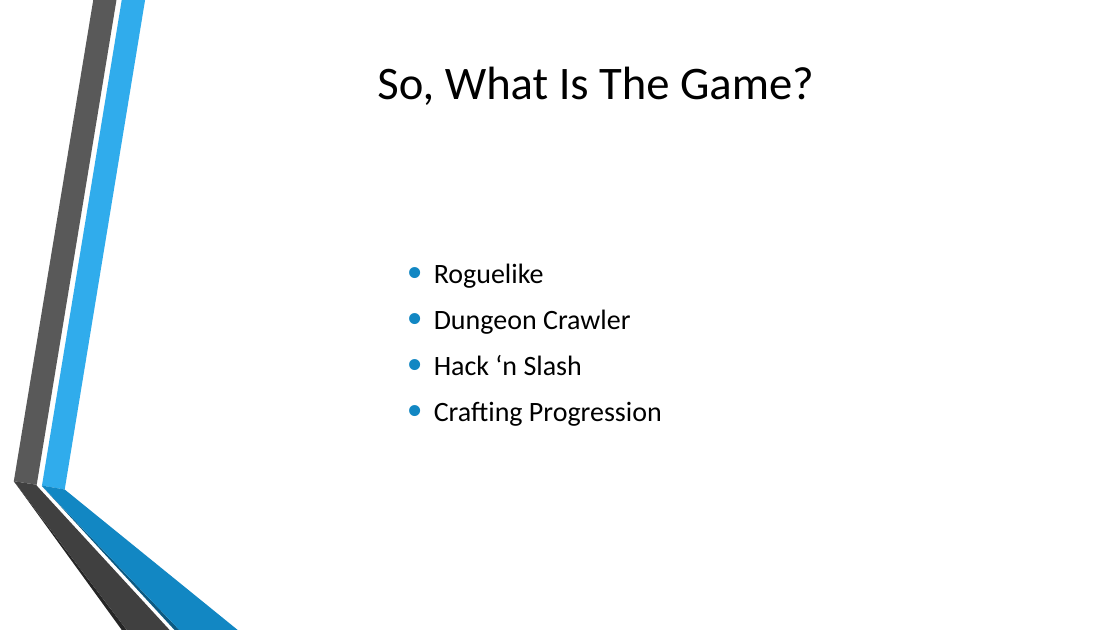
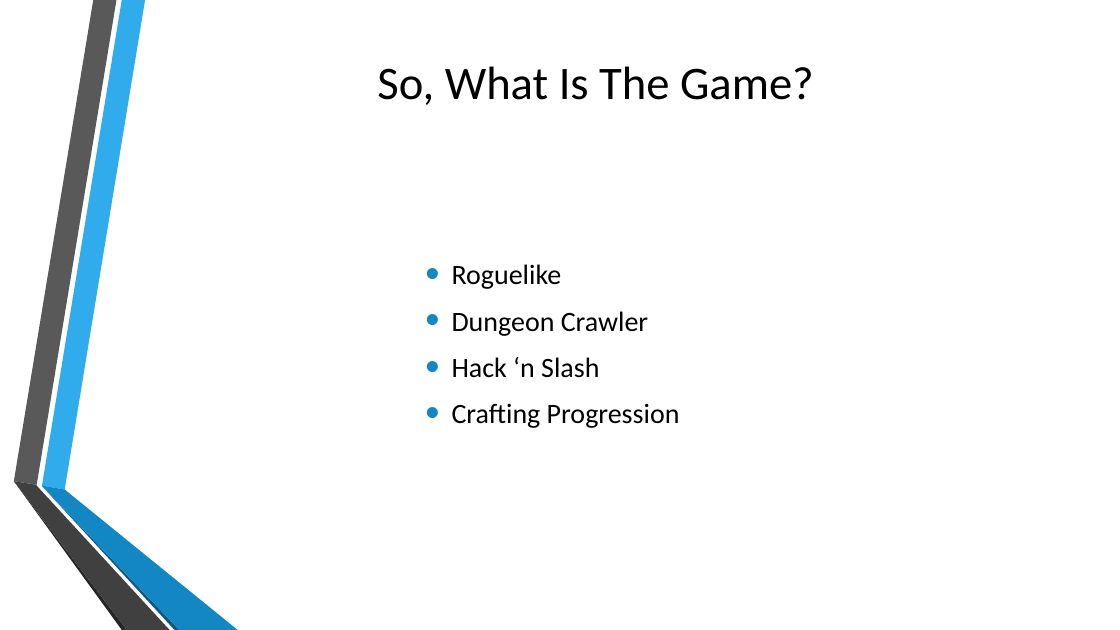
Before and after one commit to 2351879-Ricardo/GD3B-Exam, a slide deck: slide 2 of Supporting Documents/Game Pitch.pptx. Drawn at 1120x630 pixels with LibreOffice and Linux fonts; fonts in the diff are those of the drawing; background and template pictures are left out. Boxes give left, top, right and bottom in pixels: in the first picture for what was removed or moved away, otherwise in the second. Text is boxed around its words. In the diff, an @@ line names an element or a change of style, - is before the commit and + after.

```diff
--- a/Supporting Documents/Game Pitch.pptx
+++ b/Supporting Documents/Game Pitch.pptx
@@ text "Roguelike": place and size @@
-text "Roguelike" at [434, 263, 662, 426]
+text "Roguelike" at [452, 264, 680, 428]
```
Also in this commit, not shown: 4 other slides changed.
